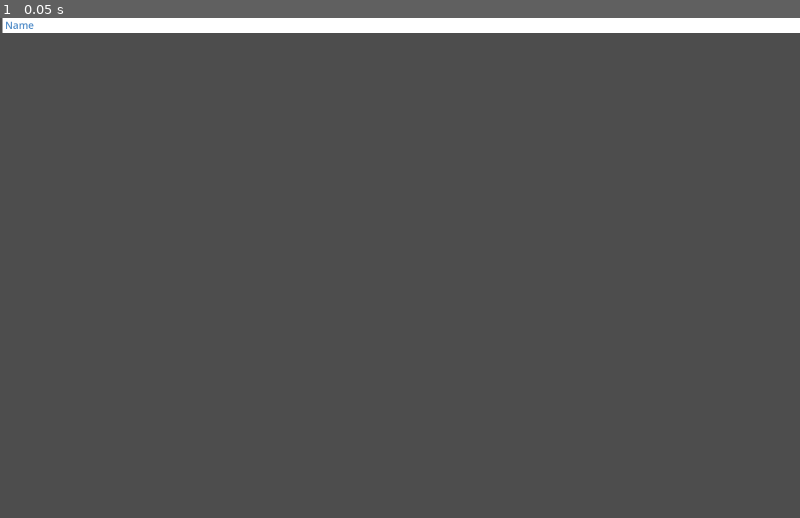
Above: before the commit, frame 1.
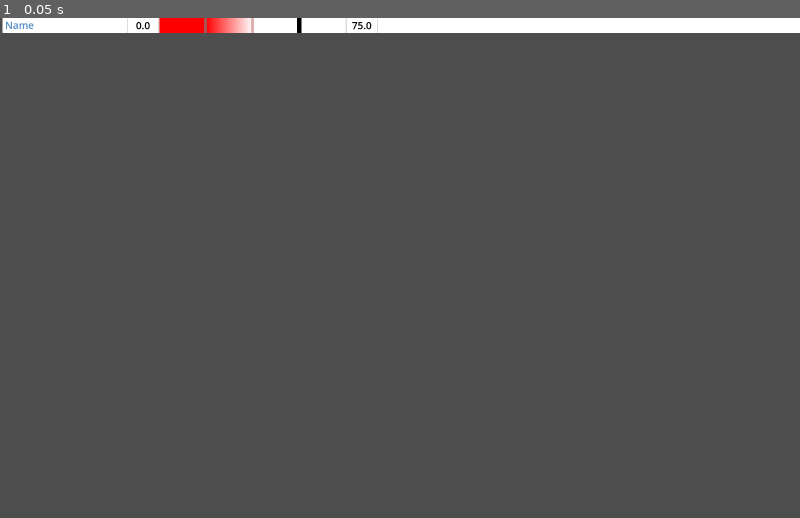
Above: after the commit, the same moment.

Repository: steampunkmind/mitw-action-interpretation-bench
Game: Godot game, scene res://objects/governor_display_row.tscn
The game is run twice, just before and just after one commit, with the same random seed, the same clock (stepped at 60 frames per second) and the same inputs. This scene is started directly instead of the project's main scene.
Inputs:
- Up to frame 1 (0.05 s): no input

The runs differ from the first frame. In frame 1, 0.4% of the frame differs, in the area x 15-48%, y 0-3%.

Commit message:
Adds comparator scene

Diff:
--- /dev/null
+++ b/objects/comparator/comparator.gd
@@ -0,0 +1,94 @@
+extends ColorRect
+
+@export var perception_value: float = 75
+@export var perception_max: float = 100
+@export var perception_min: float = 0
+
+@export var error_threshold = 50
+@export var error_peak = 25
+@export var error_max = 1000
+
+var top_margin: float = 100
+var bottom_margin: float = 100
+
+# Called when the node enters the scene tree for the first time.
+func _ready() -> void:
+	set_error_threshold_line()
+	set_error_peak_line()
+	set_error_gradient()
+	set_perception_line(calc_perception_y(perception_value))
+	set_perception_value(perception_value)
+
+
+func set_error_threshold_line() -> void:
+	var y_value = calc_perception_y(error_threshold)
+	set_line_y($ErrorThreshold, y_value, 0)
+	set_line_y($ErrorThreshold, y_value, 1)
+
+
+func set_error_peak_line() -> void:
+	var y_value = calc_perception_y(error_peak)
+	set_line_y($ErrorPeak, y_value, 0)
+	set_line_y($ErrorPeak, y_value, 1)
+
+
+func set_error_gradient() -> void:
+	var fill_from = $ErrorColor.get_texture().get_gradient()
+	fill_from.set_offset(0, calc_perception_percent(error_threshold))
+	fill_from.set_offset(1, calc_perception_percent(error_peak))
+
+
+func set_perception_line(value: float) -> void:
+	set_line_y($PerceptionLine, value, 0)
+	set_line_y($PerceptionLine, value, 1)
+
+
+# Called every frame. 'delta' is the elapsed time since the previous frame.
+func _process(_delta: float) -> void:
+	pass
+
+
+func set_perception_value(value: float) -> float:
+	if (value > perception_max):
+		value = perception_max
+	elif (value < perception_min):
+		value = perception_min
+
+	set_perception_line(calc_perception_y(value))
+	$PerceptionValue.text = str(value)
+
+	var error_value = 0
+	if (error_threshold >= error_peak):
+		if (value < error_peak):
+			error_value = error_max
+		elif (value < error_threshold):
+			error_value = error_value(value)
+	else:
+		if (error_peak < value):
+			error_value = error_max
+		elif (error_threshold < value):
+			error_value = error_value(value)
+
+	$ErrorValue.text = str("%.1f" % error_value)
+	return error_value
+
+func error_value(value: float) -> float:
+	return error_max * (value - error_threshold)/(error_peak - error_threshold)
+
+
+# Utils
+func calc_perception_y(value: float) -> float:
+	var container_y = get_size().y
+	var ratio = (container_y - top_margin - bottom_margin)/(perception_max - perception_min)
+	return container_y - bottom_margin - (value * ratio)
+
+
+func calc_perception_percent(value: float) -> float:
+	var perception_range = perception_max-perception_min
+	return (perception_range - value)/perception_range
+
+
+func set_line_y(line: Line2D, value: float, index: int) -> void:
+	var point = line.get_point_position(index)
+	point.y = value
+	line.set_point_position(index, point)
--- /dev/null
+++ b/objects/comparator/comparator.tres
@@ -0,0 +1,5 @@
+[gd_resource type="LabelSettings" format=3 uid="uid://lmwhnc3v2y2x"]
+
+[resource]
+font_size = 64
+font_color = Color(0, 0, 0, 1)
--- /dev/null
+++ b/objects/comparator/comparator.tscn
@@ -0,0 +1,90 @@
+[gd_scene load_steps=5 format=3 uid="uid://c22l3s7w3x7v6"]
+
+[ext_resource type="Script" uid="uid://dsf5d223s4sd2" path="res://objects/comparator/comparator.gd" id="1_2yn73"]
+[ext_resource type="LabelSettings" uid="uid://b5mdxehagvn8n" path="res://objects/comparator/comparatorValue.tres" id="2_dgqp1"]
+
+[sub_resource type="Gradient" id="Gradient_dgqp1"]
+resource_local_to_scene = true
+offsets = PackedFloat32Array(0.5, 0.75)
+colors = PackedColorArray(1, 1, 1, 1, 1, 0, 0, 1)
+
+[sub_resource type="GradientTexture1D" id="GradientTexture1D_ltvnq"]
+resource_local_to_scene = true
+gradient = SubResource("Gradient_dgqp1")
+
+[node name="Comparator" type="ColorRect"]
+anchors_preset = 2
+anchor_top = 1.0
+anchor_bottom = 1.0
+offset_top = -1950.0
+offset_right = 48.0
+offset_bottom = -1150.0
+grow_vertical = 0
+script = ExtResource("1_2yn73")
+
+[node name="ErrorColor" type="TextureRect" parent="."]
+layout_mode = 1
+offset_left = 48.0
+offset_top = 100.0
+offset_right = 648.0
+offset_bottom = 148.0
+rotation = 1.5708
+texture = SubResource("GradientTexture1D_ltvnq")
+
+[node name="ErrorValue" type="Label" parent="."]
+layout_mode = 0
+offset_left = 1.0
+offset_top = 800.0
+offset_right = 101.0
+offset_bottom = 846.0
+rotation = 4.71239
+text = "0"
+label_settings = ExtResource("2_dgqp1")
+horizontal_alignment = 1
+
+[node name="ErrorThreshold" type="Line2D" parent="."]
+points = PackedVector2Array(48, 400, 0, 400)
+default_color = Color(0.882353, 0.686275, 0.686275, 1)
+
+[node name="ErrorPeak" type="Line2D" parent="."]
+points = PackedVector2Array(48, 550, 0, 550)
+default_color = Color(0.666667, 0.333333, 0.333333, 1)
+
+[node name="PerceptionLine" type="Line2D" parent="."]
+points = PackedVector2Array(48, 250, 0, 250)
+width = 14.0
+default_color = Color(0, 0, 0, 1)
+
+[node name="PerceptionValue" type="Label" parent="."]
+layout_mode = 0
+offset_left = 1.0
+offset_top = 100.0
+offset_right = 101.0
+offset_bottom = 146.0
+rotation = 4.71239
+text = "0"
+label_settings = ExtResource("2_dgqp1")
+horizontal_alignment = 1
+
+[node name="DivLine1" type="Line2D" parent="."]
+position = Vector2(0, 800)
+points = PackedVector2Array(0, 0, 48, 0)
+width = 4.0
+default_color = Color(0.862745, 0.862745, 0.862745, 1)
+
+[node name="DivLine2" type="Line2D" parent="."]
+position = Vector2(0, 700)
+points = PackedVector2Array(0, 0, 48, 0)
+width = 4.0
+default_color = Color(0.862745, 0.862745, 0.862745, 1)
+
+[node name="DivLine3" type="Line2D" parent="."]
+position = Vector2(0, 100)
+points = PackedVector2Array(0, 0, 48, 0)
+width = 4.0
+default_color = Color(0.862745, 0.862745, 0.862745, 1)
+
+[node name="DivLine4" type="Line2D" parent="."]
+points = PackedVector2Array(0, 0, 48, 0)
+width = 4.0
+default_color = Color(0.862745, 0.862745, 0.862745, 1)
--- /dev/null
+++ b/objects/comparator/comparatorValue.tres
@@ -0,0 +1,5 @@
+[gd_resource type="LabelSettings" format=3 uid="uid://b5mdxehagvn8n"]
+
+[resource]
+font_size = 32
+font_color = Color(0, 0, 0, 1)
--- a/objects/governor_display_row.gd
+++ b/objects/governor_display_row.gd
@@ -36,7 +36,7 @@
 
 func set_actions(value: Array[Action]):
 	_actions = value
-	var x = 400
+	var x = $Name.size.x + $Comparator.size.y # Comparator is rotated 90%
 	for action: Action in _actions:
 		if action.get_visible():
 			var cell = governor_display_cell_template.instantiate()
--- a/objects/governor_display_row.tscn
+++ b/objects/governor_display_row.tscn
@@ -1,8 +1,9 @@
-[gd_scene load_steps=4 format=3 uid="uid://do42nmm2le4ut"]
+[gd_scene load_steps=5 format=3 uid="uid://do42nmm2le4ut"]
 
 [ext_resource type="Script" uid="uid://0twda0xia3wc" path="res://objects/governor_display_row.gd" id="1_by4yu"]
 [ext_resource type="LabelSettings" uid="uid://csquvfsh3qxcv" path="res://objects/blue_label.tres" id="2_nbofd"]
 [ext_resource type="PackedScene" uid="uid://cgvcutxv85aho" path="res://objects/governor_display_cell.tscn" id="2_rv1hp"]
+[ext_resource type="PackedScene" uid="uid://c22l3s7w3x7v6" path="res://objects/comparator/comparator.tscn" id="4_fqjvj"]
 
 [node name="GovernorDisplayRow" type="ColorRect"]
 offset_left = 8.0
@@ -14,7 +15,19 @@
 [node name="Name" type="Label" parent="."]
 layout_mode = 0
 offset_left = 8.0
-offset_right = 101.0
+offset_right = 408.0
 offset_bottom = 45.0
 text = "Name"
 label_settings = ExtResource("2_nbofd")
+
+[node name="Comparator" parent="." instance=ExtResource("4_fqjvj")]
+layout_mode = 0
+anchors_preset = 0
+anchor_top = 0.0
+anchor_bottom = 0.0
+offset_left = 1200.0
+offset_top = 0.0
+offset_right = 1248.0
+offset_bottom = 800.0
+grow_vertical = 1
+rotation = 1.5708
Not shown, added: objects/comparator/comparator.gd.uid
Not shown, changed: models/Mouse-O-Stat A.gam
